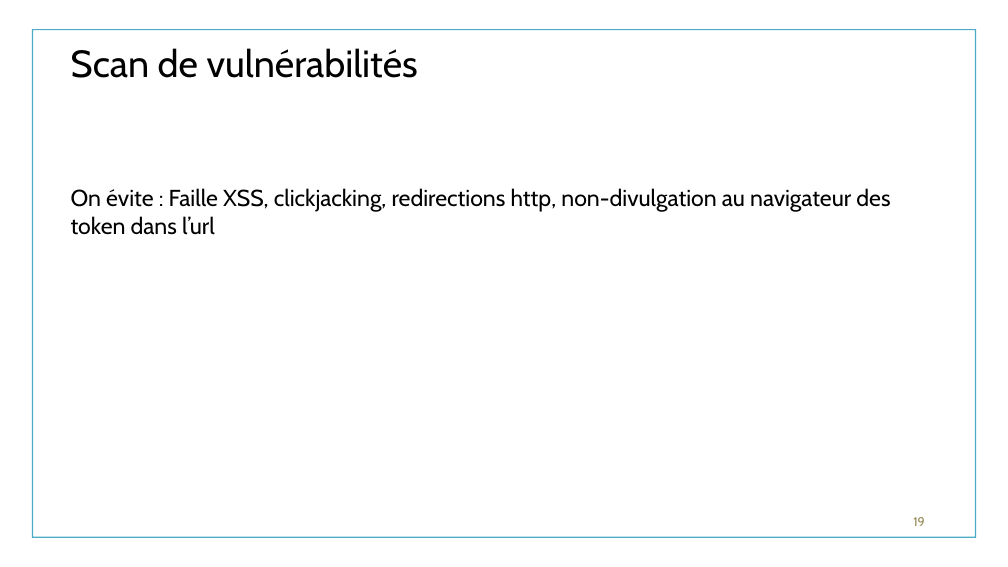
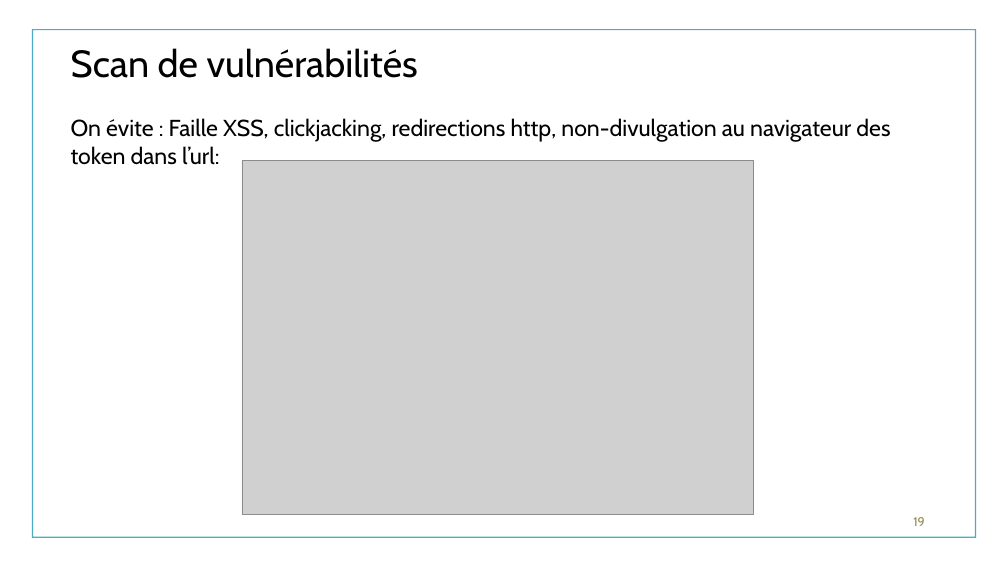
Before and after one commit to johannax94/PA_SIEM_RUST, a slide deck: slide 19 of MEDTECH SIEM.odp. Drawn at 1008x567 pixels with LibreOffice and Linux fonts; fonts in the diff are those of the drawing; grey boxes stand for pictures. Boxes give left, top, right and bottom in pixels: in the first picture for what was removed or moved away, otherwise in the second. Text is boxed around its words. In the diff, an @@ line names an element or a change of style, - is before the commit and + after.

```diff
--- a/MEDTECH SIEM.odp
+++ b/MEDTECH SIEM.odp
@@ text at (71, 118, 890, 165): text changed @@
-On évite : Faille XSS, clickjacking, redirections http, non-divulgation au navigateur des token dans l’url
+On évite : Faille XSS, clickjacking, redirections http, non-divulgation au navigateur des token dans l’url:
@@ picture added at (242, 161, 754, 515) @@
```
Also in this commit, not shown: 2 other slides changed, 3 other files.
